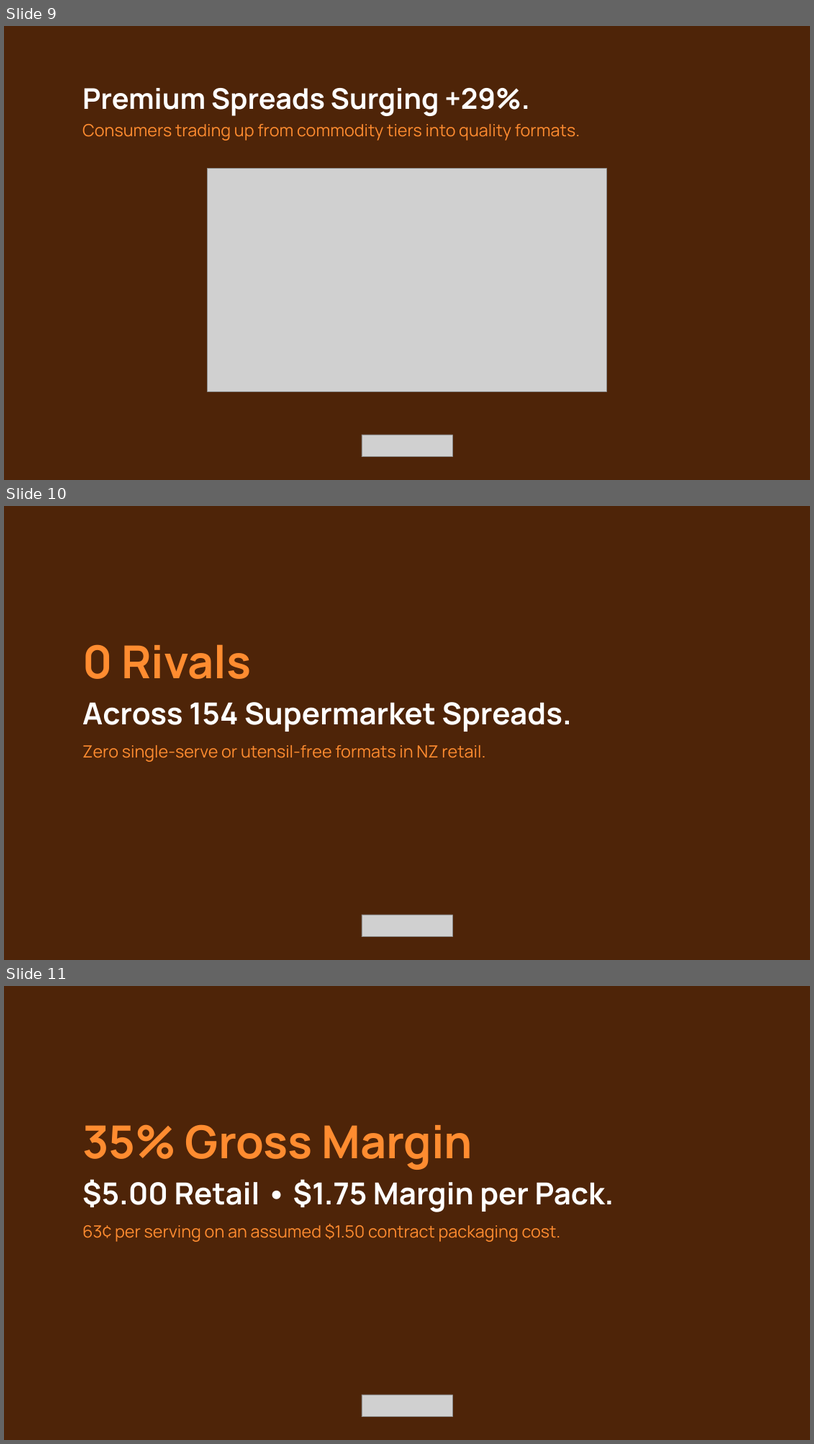
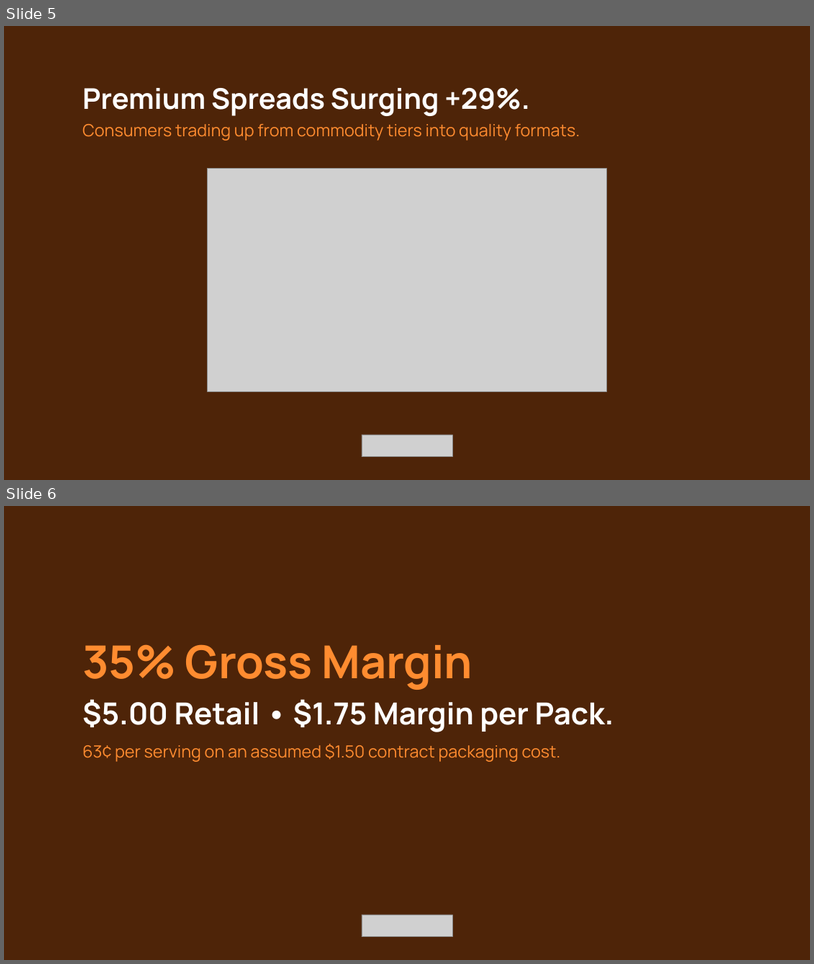
Before and after one commit to JacobCrume/stamp-spreads, a slide deck: presentation/Stamp-pitch.pptx. Shown one above the other, each under a label of ours: slides 9, 10 and 11 before the commit, slides 5 and 6 after it. The pictures are 814x1444 and 814x964 pixels, drawn with LibreOffice and Linux fonts; fonts in the diff are those of the drawing; grey boxes stand for pictures. Boxes give left, top, right and bottom in pixels: in the first picture for what was removed or moved away, otherwise in the second. Text is boxed around its words. In the diff, an @@ line names an element or a change of style, - is before the commit and + after.

Commit message:
refactor(presentation): streamline pitch to 52s across 6 content slides strictly under 1m limit

```diff
--- a/presentation/Stamp-pitch.pptx
+++ b/presentation/Stamp-pitch.pptx
@@ slide 10 removed at [4, 506, 810, 960], background #FFFFFF @@
@@ rectangle removed at [4, 506, 810, 960] @@
@@ text removed at [82, 644, 572, 762] @@
-0 Rivals
-Across 154 Supermarket Spreads.
-Zero single-serve or utensil-free formats in NZ retail.
@@ picture removed at [362, 914, 453, 937] @@
@@ what was slide 9 is now slide 5 @@
@@ what was slide 11 is now slide 6 @@
```
Also in this commit, not shown: 1 slide changed, 5 other slides removed, 2 other files.
